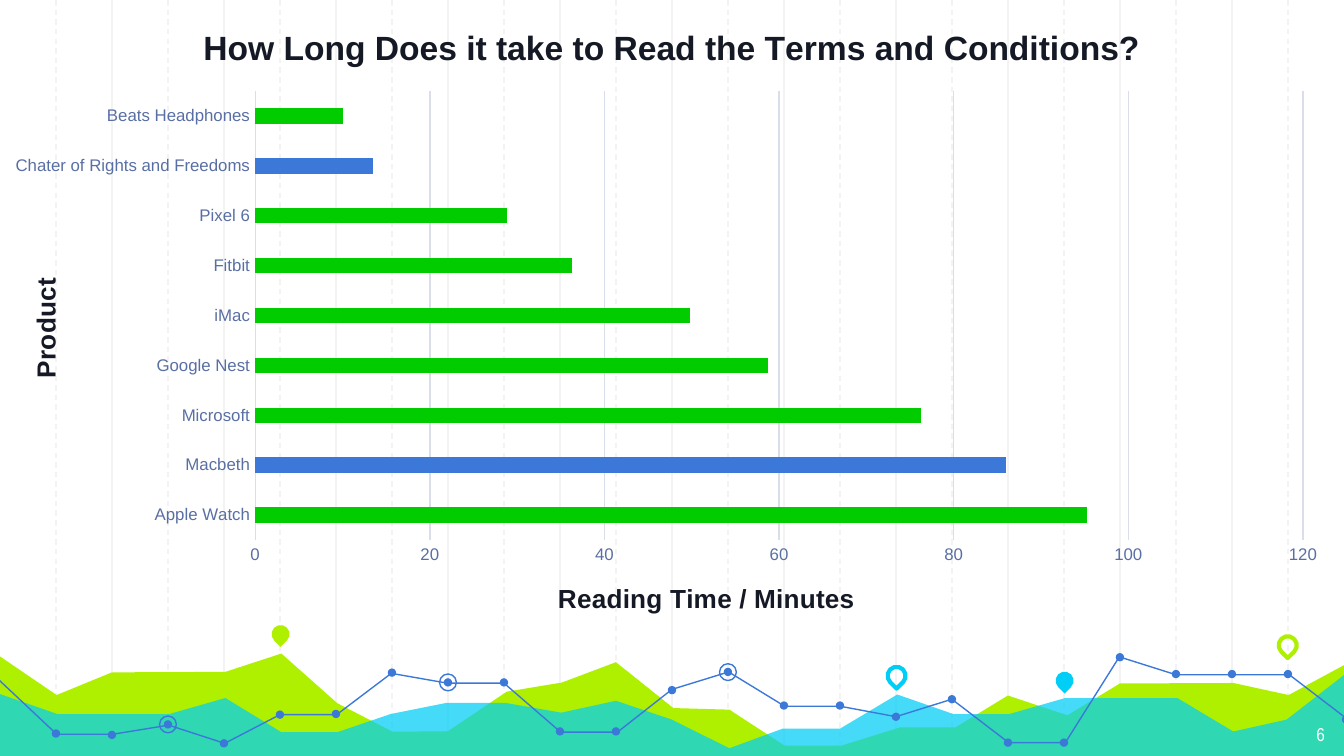
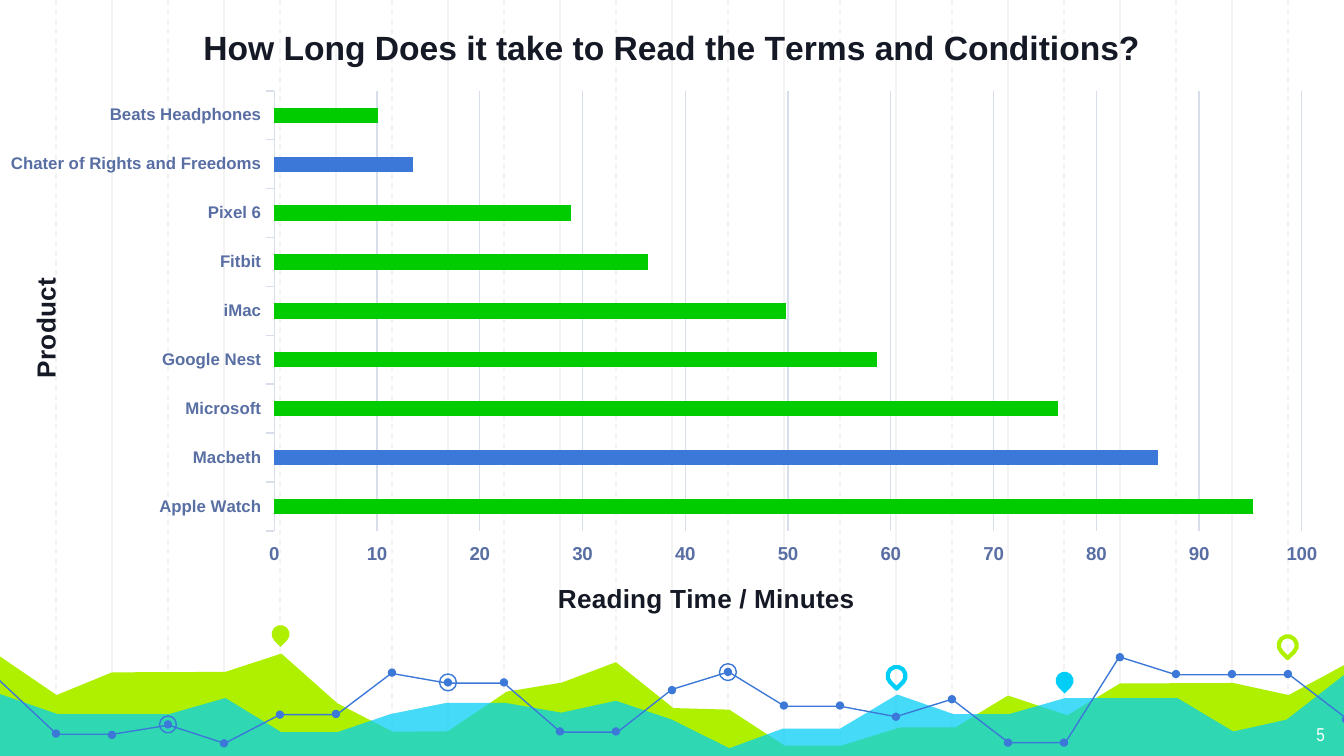
Before and after one commit to mishaalkandapath/moralcode, a slide deck: slide 5 of moralcode/Group1_Presentation.pptx (slide 6 before the commit). Drawn at 1344x756 pixels with LibreOffice and Linux fonts; fonts in the diff are those of the drawing. Boxes give left, top, right and bottom in pixels: in the first picture for what was removed or moved away, otherwise in the second. Text is boxed around its words. In the diff, an @@ line names an element or a change of style, - is before the commit and + after.

Commit message:
Slides

```diff
--- a/moralcode/Group1_Presentation.pptx
+++ b/moralcode/Group1_Presentation.pptx
@@ bar chart at <box>0,0,1344,644</box> @@
@@ category axis changed @@
@@ value axis changed @@
@@ page number at <box>1316,728,1325,741</box>: text changed @@
-6
+5
```
Also in this commit, not shown: 7 other slides changed, 1 slide added.
